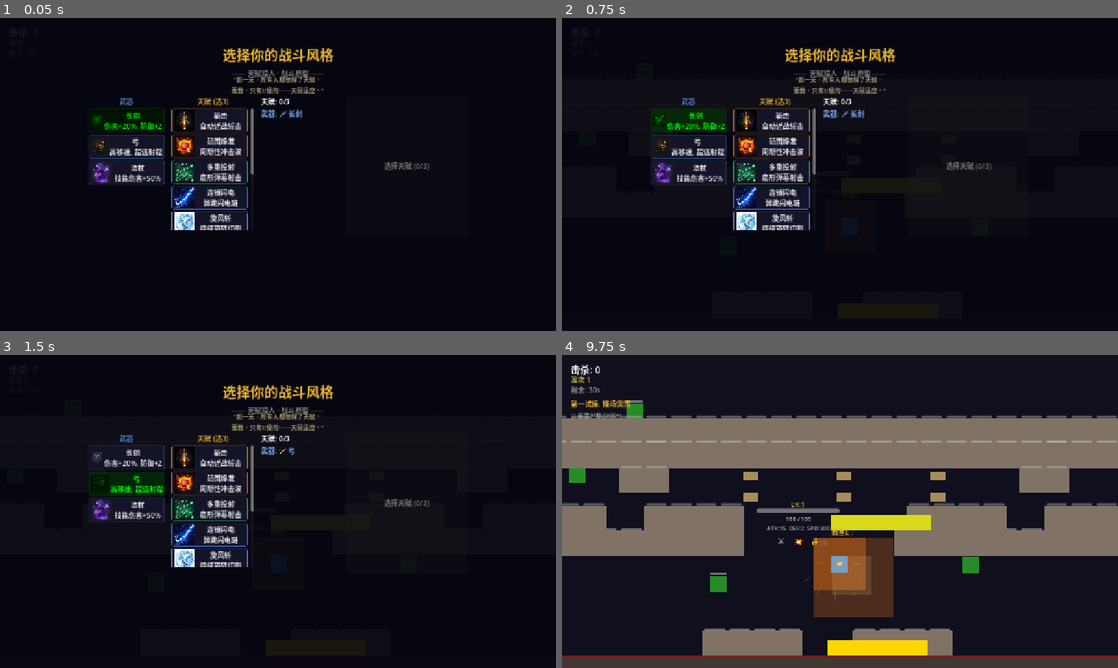
Above: before the commit, frames 1-4 (two rows, left to right).
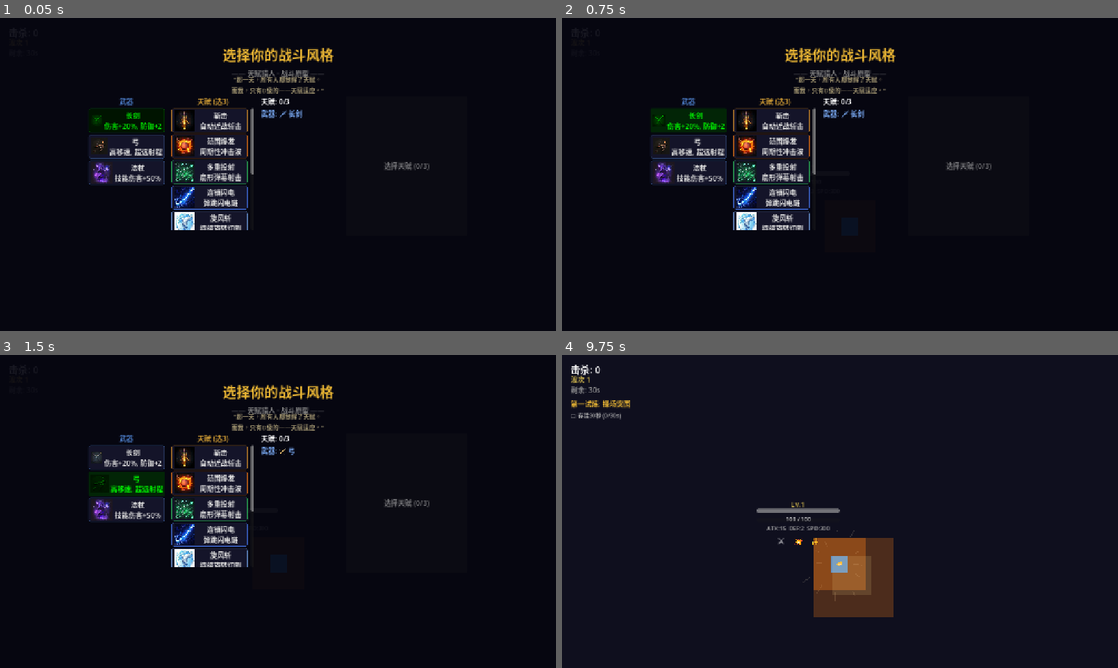
Above: after the commit, the same moments.

Repository: HenruiC/Starforge
Game: Godot game, scene res://scenes/main.tscn
Two runs of this game, one before a commit and one after it. Both use one fixed random seed, a clock stepped at 60 frames per second and the inputs below.
Inputs:
- Up to frame 1 (0.05 s): no input
- Up to frame 2 (0.75 s): click "长剑 伤害+20%, 防御+2" at 0.5 s
- Up to frame 3 (1.5 s): click "弓 高移速, 超远射程" at 1.25 s
- Up to frame 4 (9.75 s): click "法杖 技能伤害+50%" at 2 s; click "斩击 自动近战斩击" at 2.75 s; click "范围爆发 周期性冲击波" at 3.5 s; click "多重投射 扇形弹幕射击" at 4.25 s; click "连锁闪电 弹跳闪电链" at 5 s; click "旋风斩 持续旋转切割" at 5.75 s; click "狙击 超远程高伤弹" at 6.5 s; click "冰霜新星 冻结+伤害" at 7.25 s; click "火焰路径 脚下火焰灼烧" at 8 s; click "暗影分身 分身+爆炸" at 8.75 s; click "踏入试炼" at 9.5 s

Frame 1 is identical in both runs. In frame 4, 38% of the frame differs, in the area x 0-100%, y 14-100%.

Commit message:
feat: TileMap代码生成地图系统 — 运行时创建TileSet+学校布局+AI图块纹理

Diff:
--- a/scenes/main.tscn
+++ b/scenes/main.tscn
@@ -1,12 +1,12 @@
-[gd_scene load_steps=10 format=3 uid="uid://main001"]
+[gd_scene load_steps=9 format=3 uid="uid://main001"]
 
 [ext_resource type="Script" path="res://scripts/game_manager.gd" id="1_gm"]
 [ext_resource type="Script" path="res://scripts/camera_controller.gd" id="2_cam"]
 [ext_resource type="PackedScene" path="res://scenes/player.tscn" id="3_player"]
-[ext_resource type="Script" path="res://scripts/map_school.gd" id="4_map"]
 [ext_resource type="PackedScene" path="res://scenes/dialogue_panel.tscn" id="5_dlg"]
 [ext_resource type="Script" path="res://scripts/map_system.gd" id="6_map_sys"]
 [ext_resource type="Script" path="res://scripts/nav_manager.gd" id="7_nav"]
+[ext_resource type="Script" path="res://scripts/tilemap_builder.gd" id="8_tb"]
 
 [sub_resource type="LabelSettings" id="LabelSettings_kill"]
 font_size = 22
@@ -50,8 +50,9 @@
 [node name="NavManager" type="Node2D" parent="."]
 script = ExtResource("7_nav")
 
-[node name="MapManager" type="Node2D" parent="."]
-script = ExtResource("4_map")
+[node name="TilemapBuilder" type="Node2D" parent="."]
+script = ExtResource("8_tb")
+z_index = -1
 
 [node name="Background" type="ColorRect" parent="."]
 z_index = -1
--- /dev/null
+++ b/scripts/tilemap_builder.gd
@@ -0,0 +1,120 @@
+class_name TilemapBuilder
+extends Node2D
+
+# 代码生成TileMap — 罗梅罗快速搭建风格
+# 运行时创建TileSet+TileMap, 绘制学校布局
+
+const T:=48; const MW:=3200; const MH:=2400
+
+var tilemap: TileMap
+
+func _ready() -> void:
+	# 运行时创建TileMap
+	tilemap = TileMap.new()
+	tilemap.name = "TileMap"
+	tilemap.z_index = -1
+	add_child(tilemap)
+	_build_tileset()
+	_draw_map()
+
+func _build_tileset() -> void:
+	var ts := TileSet.new()
+	ts.tile_size = Vector2i(T, T)
+
+	# 0: 地板 (无碰撞, 导航可行走)
+	_add_atlas(ts, "floor_tile", 0, false, 0)
+	# 1: 墙壁 (有碰撞, 不可行走)
+	_add_atlas(ts, "wall_tile", 1, true, 0)
+	# 2: 门标记 (无碰撞)
+	_add_atlas(ts, "door_tile", 2, false, 0)
+
+	tilemap.tile_set = ts
+	tilemap.add_layer(1)  # 墙壁层
+
+func _add_atlas(ts: TileSet, tex_name: String, source_id: int, _has_collision: bool, _nav_layer: int) -> void:
+	var tex := AssetLoader.texture(tex_name, T, Color.GRAY) as Texture2D
+	var atlas := TileSetAtlasSource.new()
+	atlas.texture = tex
+	atlas.texture_region_size = Vector2i(T, T)
+	atlas.create_tile(Vector2i(0, 0))
+	ts.add_source(atlas, source_id)
+
+func _draw_map() -> void:
+	tilemap.clear()
+	# Layer 0: 地板(铺满)
+	var floor_id := Vector2i(0, 0)
+	var wall_id := Vector2i(1, 0)
+	var door_id := Vector2i(2, 0)
+
+	var cols := int(MW / T) + 1
+	var rows := int(MH / T) + 1
+	for x in cols:
+		for y in rows:
+			tilemap.set_cell(0, Vector2i(x, y), 0, floor_id)
+
+	# Layer 1: 边界围墙(不可破坏, 红色标记)
+	for x in cols:
+		tilemap.set_cell(1, Vector2i(x, 0), 1, wall_id)
+		tilemap.set_cell(1, Vector2i(x, rows - 1), 1, wall_id)
+	for y in rows:
+		tilemap.set_cell(1, Vector2i(0, y), 1, wall_id)
+		tilemap.set_cell(1, Vector2i(cols - 1, y), 1, wall_id)
+
+	# 校门(南墙中央留空)
+	var gx := int(MW / 2 / T)
+	for dx in range(-2, 3):
+		tilemap.set_cell(1, Vector2i(gx + dx, rows - 1), 0, floor_id)  # 清空墙壁
+		tilemap.set_cell(1, Vector2i(gx + dx, rows - 1), 2, door_id)  # 放门标记
+
+	# 教学楼主体
+	var bx:=6;var by:=int((MH-18*T)/T);var bw:=54;var bh:=13
+	# 外墙
+	for x in range(bx, bx+bw):
+		tilemap.set_cell(1, Vector2i(x, by), 1, wall_id)
+		if by+bh < rows: tilemap.set_cell(1, Vector2i(x, by+bh-1), 1, wall_id)
+	for y in range(by, by+bh):
+		tilemap.set_cell(1, Vector2i(bx, y), 1, wall_id)
+		tilemap.set_cell(1, Vector2i(bx+bw-1, y), 1, wall_id)
+
+	# 教学楼正门(南墙中央)
+	var bx_center:=bx+bw/2
+	for dx in range(-3, 4):
+		if by+bh-1 < rows:
+			tilemap.set_cell(1, Vector2i(bx_center+dx, by+bh-1), 0, floor_id)
+			tilemap.set_cell(1, Vector2i(bx_center+dx, by+bh-1), 2, door_id)
+
+	# 走廊(教学楼中间水平线)
+	var cy:=by+bh/2
+	for x in range(bx+4, bx+bw-4):
+		tilemap.set_cell(1, Vector2i(x, cy-2), 1, wall_id)
+		tilemap.set_cell(1, Vector2i(x, cy+2), 1, wall_id)
+
+	# 6间教室
+	_room(bx+4, by+1,    bx+19, cy-3, wall_id, door_id)
+	_room(bx+20, by+1,   bx+35, cy-3, wall_id, door_id)
+	_room(bx+36, by+1,   bx+bw-4, cy-3, wall_id, door_id)
+	_room(bx+4, cy+3,    bx+19, by+bh-2, wall_id, door_id)
+	_room(bx+20, cy+3,   bx+35, by+bh-2, wall_id, door_id)
+	_room(bx+36, cy+3,   bx+bw-4, by+bh-2, wall_id, door_id)
+
+	# Boss间
+	var bby:=by-3
+	tilemap.set_cell(1, Vector2i(bx+8, bby), 1, wall_id)
+	tilemap.set_cell(1, Vector2i(bx+8, bby+4), 1, wall_id)
+	tilemap.set_cell(1, Vector2i(bx+bw-8, bby), 1, wall_id)
+	tilemap.set_cell(1, Vector2i(bx+bw-8, bby+4), 1, wall_id)
+	for x in range(bx+8, bx+bw-7): tilemap.set_cell(1, Vector2i(x, bby), 1, wall_id)
+
+func _room(x1:int, y1:int, x2:int, y2:int, wall_id:Vector2i, door_id:Vector2i) -> void:
+	# 上+左+右
+	for x in range(x1, x2): tilemap.set_cell(1, Vector2i(x, y1), 1, wall_id)
+	for y in range(y1, y2): tilemap.set_cell(1, Vector2i(x1, y), 1, wall_id)
+	for y in range(y1, y2): tilemap.set_cell(1, Vector2i(x2-1, y), 1, wall_id)
+	# 下墙: 左边+缺口+右边
+	var mx:=(x1+x2)/2;var gap:=4
+	for x in range(x1, mx-gap): tilemap.set_cell(1, Vector2i(x, y2-1), 1, wall_id)
+	for x in range(mx+gap, x2): tilemap.set_cell(1, Vector2i(x, y2-1), 1, wall_id)
+	# 门标记
+	for dx in range(-gap+1, gap):
+		tilemap.set_cell(1, Vector2i(mx+dx, y2-1), 0, Vector2i(0,0))
+	tilemap.set_cell(1, Vector2i(mx, y2-1), 2, door_id)
